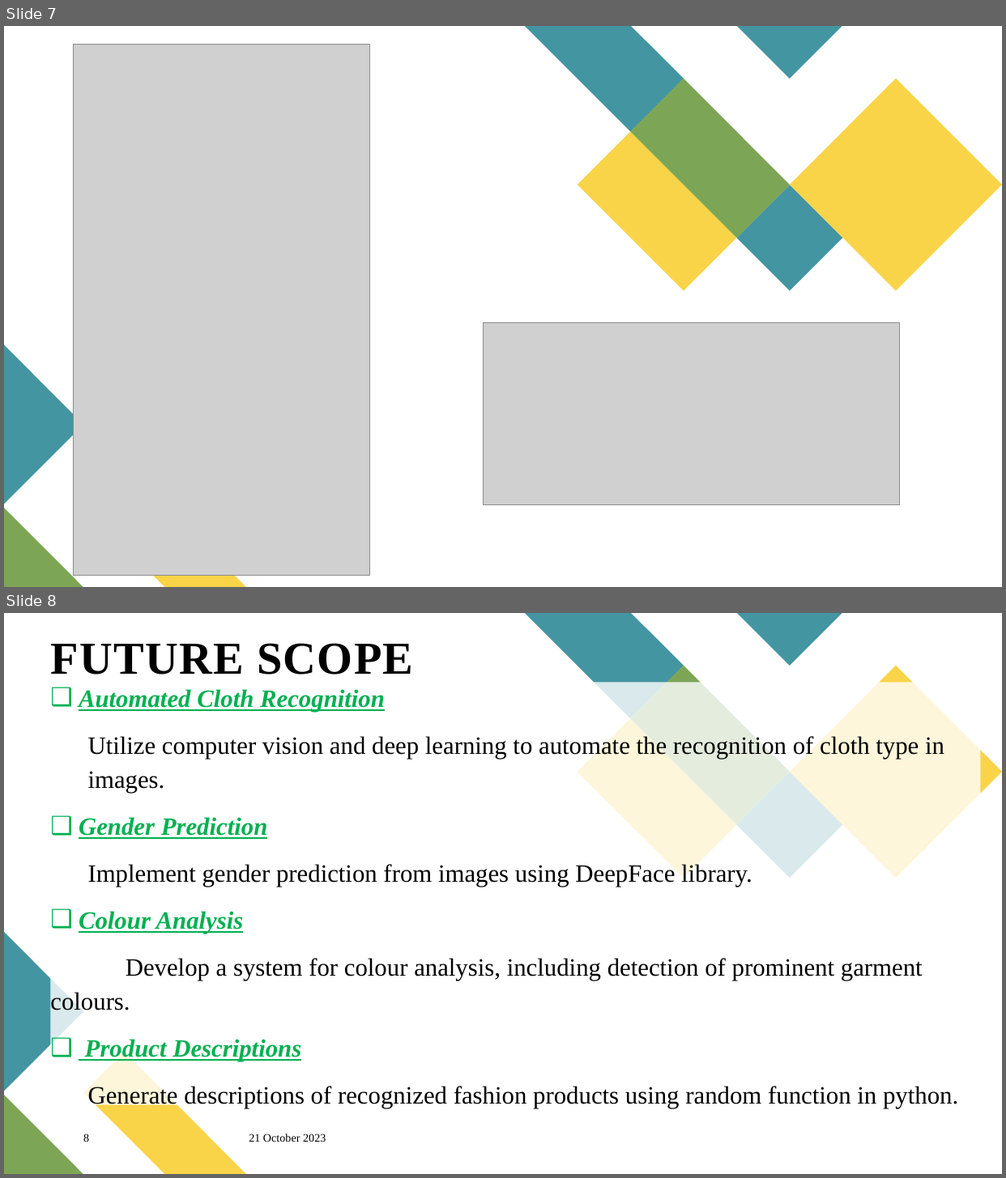
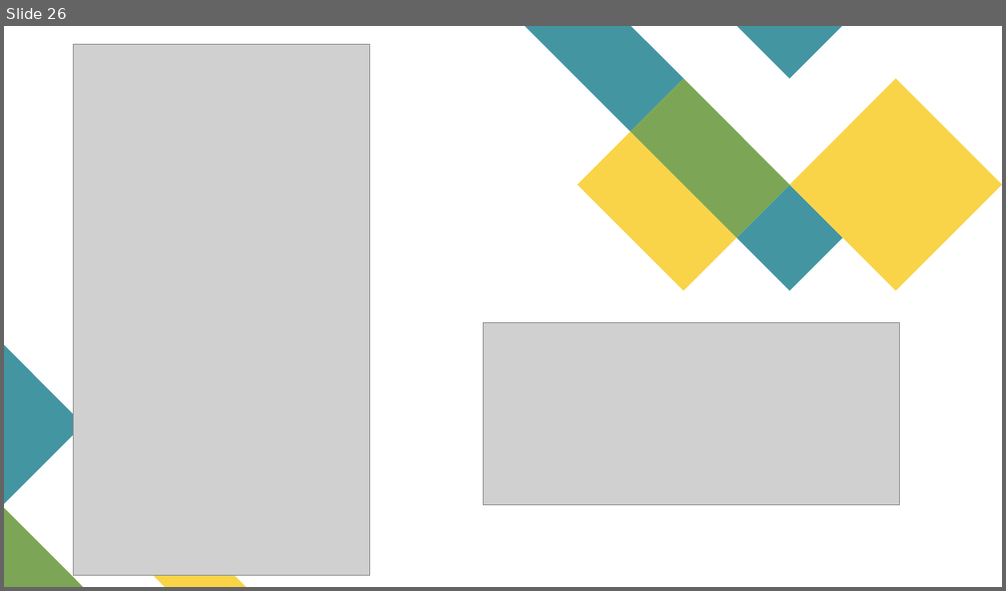
Before and after one commit to preethyannthomas/MiniProject_2024, a slide deck: Documents/Seminar.pptx. Shown one above the other, each under a label of ours: slides 7 and 8 before the commit, slide 26 after it. The pictures are 1006x1178 and 1006x591 pixels, drawn with LibreOffice and Linux fonts; fonts in the diff are those of the drawing; grey boxes stand for pictures. Boxes give left, top, right and bottom in pixels: in the first picture for what was removed or moved away, otherwise in the second. Text is boxed around its words. In the diff, an @@ line names an element or a change of style, - is before the commit and + after.

```diff
--- a/Documents/Seminar.pptx
+++ b/Documents/Seminar.pptx
@@ slide 8 removed at [4, 613, 1002, 1174], background #FFFFFF; not listed: 8 template elements that a slide beside it also shows @@
@@ title removed at [50, 643, 413, 675] @@
-FUTURE SCOPE
@@ text removed at [50, 689, 958, 1109] @@
-❑ Automated Cloth Recognition
-Utilize computer vision and deep learning to automate the recognition of cloth type in images.
-❑ Gender Prediction
-Implement gender prediction from images using DeepFace library.
-❑ Colour Analysis
-Develop a system for colour analysis, including detection of prominent garment colours.
-❑ Product Descriptions
-Generate descriptions of recognized fashion products using random function in python.
@@ line removed from (82, 772) to (257, 772) @@
@@ page number removed at [83, 1134, 89, 1142] @@
-8
@@ text removed at [249, 1134, 326, 1142] @@
-21 October 2023
@@ what was slide 7 is now slide 26 @@
```
Also in this commit, not shown: 4 slides changed, 23 slides added, 7 other slides removed, 51 other files.
